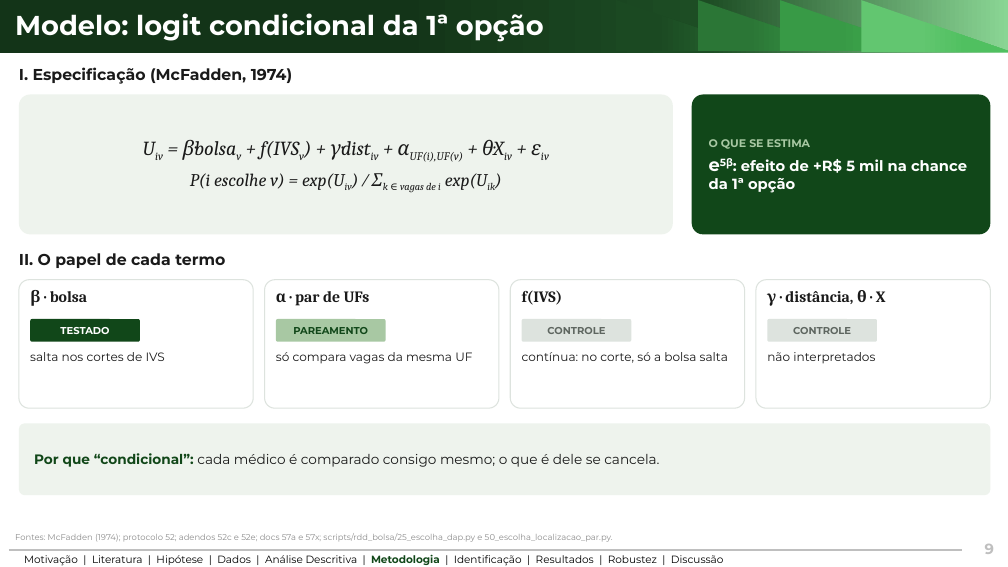
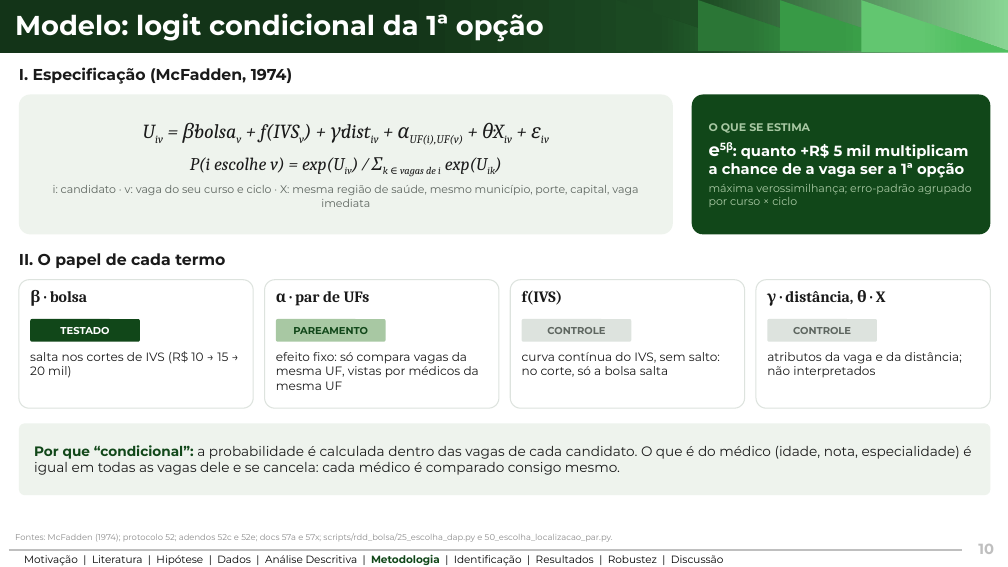
Before and after one commit to ka1victor/impact-eval-health-econ-pmme, a slide deck: slide 10 of output/apresentacao_banca_final/deck_banca_final.pptx (slide 9 before the commit). Drawn at 1008x567 pixels with LibreOffice and Linux fonts; fonts in the diff are those of the drawing; background and template pictures are left out. Boxes give left, top, right and bottom in pixels: in the first picture for what was removed or moved away, otherwise in the second. Text is boxed around its words. In the diff, an @@ line names an element or a change of style, - is before the commit and + after.

```diff
--- a/output/apresentacao_banca_final/deck_banca_final.pptx
+++ b/output/apresentacao_banca_final/deck_banca_final.pptx
@@ text in rounded rectangle at <box>709,144,972,207</box>: text changed; size 14 to 10.5 pt; text colour #FFFFFF to #A8C8A3; bold off @@
-e5β: efeito de +R$ 5 mil na chance da 1ª opção
+e5β: quanto +R$ 5 mil multiplicam a chance de a vaga ser a 1ª opção
+máxima verossimilhança; erro-padrão agrupado por curso × ciclo
@@ text at <box>53,185,638,207</box>: paragraph added @@
+i: candidato · v: vaga do seu curso e ciclo · X: mesma região de saúde, mesmo município, porte, capital, vaga imediata
@@ text at <box>30,351,228,378</box>: text changed @@
-salta nos cortes de IVS
+salta nos cortes de IVS (R$ 10 → 15 → 20 mil)
@@ text at <box>276,352,479,390</box>: text changed @@
-só compara vagas da mesma UF
+efeito fixo: só compara vagas da mesma UF, vistas por médicos da mesma UF
@@ text at <box>522,352,720,377</box>: text changed @@
-contínua: no corte, só a bolsa salta
+curva contínua do IVS, sem salto: no corte, só a bolsa salta
@@ text at <box>767,352,962,378</box>: text changed @@
-não interpretados
+atributos da vaga e da distância; não interpretados
@@ text in rounded rectangle at <box>34,445,971,475</box>: text changed @@
-Por que “condicional”: cada médico é comparado consigo mesmo; o que é dele se cancela.
+Por que “condicional”: a probabilidade é calculada dentro das vagas de cada candidato. O que é do médico (idade, nota, especialidade) é igual em todas as vagas dele e se cancela: cada médico é comparado consigo mesmo.
@@ text at <box>978,544,994,554</box>: text changed @@
-9
+10
```
Also in this commit, not shown: 18 other slides changed, 1 slide added, 6 other files.
